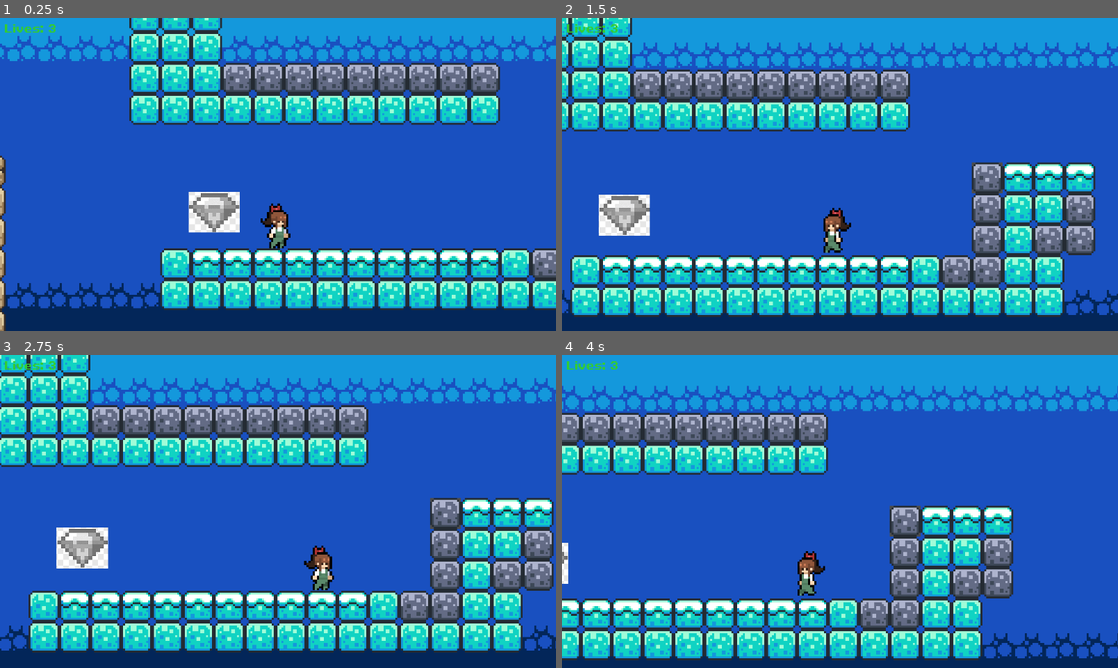
Above: before the commit, frames 1-4 (two rows, left to right).
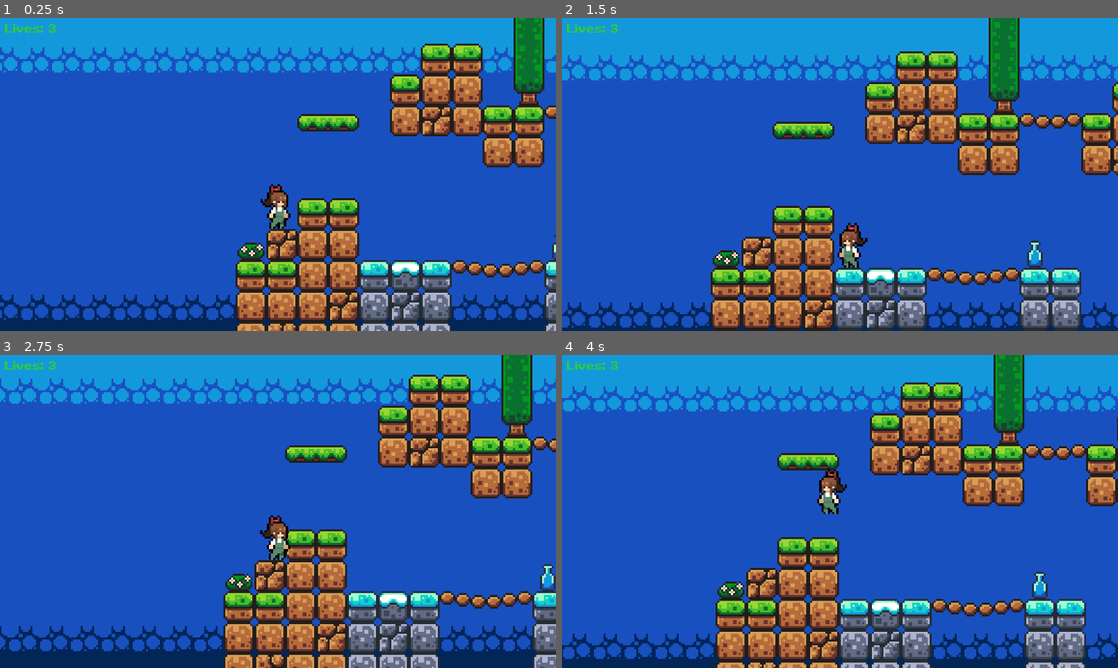
Above: after the commit, the same moments.

Repository: ksushanik/minerals_game_2d_godot
Game: Godot game, scene res://scenes/level_2.tscn
Two runs of this game, one before a commit and one after it. Both use one fixed random seed, a clock stepped at 60 frames per second and the inputs below. This scene is started directly instead of the project's main scene.
Inputs (mouse positions are in pixels of both pictures, inside the frame that each line leads up to):
- Up to frame 1 (0.25 s): no input
- Up to frame 2 (1.5 s): tap Enter (ui_accept) at 0.5 s; move the mouse to (962, 158) at 0.52 s; hold Right (move_right) 0.53-1.28 s; tap E (interact) at 0.6, 1.35 s; click (962, 158) at 0.67 s; tap Space (jump) at 0.77 s; move the mouse to (728, 190) at 1.27 s; hold Left (move_left) from 1.28 s (still down)
- Up to frame 3 (2.75 s): tap Space (jump) at 1.52 s; move the mouse to (333, 442) at 2.02 s; release Left (move_left) at 2.03 s; hold Right (move_right) from 2.03 s (still down); tap E (interact) at 2.1 s
- Up to frame 4 (4 s): move the mouse to (812, 574) at 2.77 s; tap E (interact) at 2.85, 3.6 s; click (812, 574) at 2.92 s; tap Space (jump) at 3.02, 3.77 s; move the mouse to (1006, 558) at 3.52 s; release Right (move_right) at 3.53 s; hold Left (move_left) from 3.53 s (still down)

The runs differ from the first frame. In frame 1, 46% of the frame differs, in the area x 0-100%, y 0-100%; in frame 2, 56%; in frame 3, 56%; in frame 4, 50%.

Commit message:
Обновлены сцены game_manager.tscn, level_2.tscn и inventory/inventory_system.tscn. Удалены неиспользуемые ресурсы и настройки UI из game_manager.gd. Исправлены позиции узлов в level_2.tscn. Добавлены новые ссылки на ресурсы в inventory_system.tscn для улучшения управления инвентарем.

Diff:
--- a/scenes/game_manager.tscn
+++ b/scenes/game_manager.tscn
@@ -1,10 +1,8 @@
-[gd_scene load_steps=11 format=3 uid="uid://c4kj3faqxc14o"]
+[gd_scene load_steps=9 format=3 uid="uid://c4kj3faqxc14o"]
 
 [ext_resource type="Script" path="res://scripts/game_manager.gd" id="1_acq2f"]
 [ext_resource type="Script" path="res://scripts/ui_manager.gd" id="2_netow"]
-[ext_resource type="FontFile" uid="uid://cv811ss2748ee" path="res://themes/pixi.ttf" id="2_slrox"]
 [ext_resource type="PackedScene" uid="uid://cxw2dqkw7xv30" path="res://scenes/inventory/inventory_system.tscn" id="3_3mkh0"]
-[ext_resource type="PackedScene" uid="uid://bj2373uvdbvty" path="res://scenes/inventory_ui.tscn" id="4_1hmoc"]
 [ext_resource type="PackedScene" uid="uid://dw0q2cjjxg0l8" path="res://scenes/level_system.tscn" id="4_3xw4d"]
 [ext_resource type="PackedScene" uid="uid://bffx72a0m3vqn" path="res://scenes/player/player_state_manager.tscn" id="5_tg5hk"]
 [ext_resource type="Resource" uid="uid://c7a8cad0e1f2" path="res://resources/items/light_crystal.tres" id="6_kkq1t"]
@@ -31,6 +29,3 @@
 player_state_manager_scene = ExtResource("5_tg5hk")
 light_crystal_resource = ExtResource("6_kkq1t")
 iron_resource = ExtResource("7_y5tfo")
-game_over_font = ExtResource("2_slrox")
-game_over_color = Color(1, 0.843137, 0, 1)
-inventory_scene = ExtResource("4_1hmoc")
--- a/scenes/inventory/inventory_system.tscn
+++ b/scenes/inventory/inventory_system.tscn
@@ -1,6 +1,8 @@
-[gd_scene load_steps=2 format=3 uid="uid://cxw2dqkw7xv30"]
+[gd_scene load_steps=3 format=3 uid="uid://cxw2dqkw7xv30"]
 
 [ext_resource type="Script" path="res://scripts/inventory_system.gd" id="1_ug0md"]
+[ext_resource type="PackedScene" uid="uid://bj2373uvdbvty" path="res://scenes/inventory_ui.tscn" id="2_jk1m1"]
 
 [node name="InventorySystem" type="Node"]
 script = ExtResource("1_ug0md")
+inventory_scene = ExtResource("2_jk1m1")
--- a/scenes/level_2.tscn
+++ b/scenes/level_2.tscn
@@ -79,7 +79,7 @@
 script = ExtResource("2_adcf5")
 
 [node name="Player" parent="." instance=ExtResource("4_5oa8o")]
-position = Vector2(1789, 56)
+position = Vector2(6, 38)
 
 [node name="Camera2D" type="Camera2D" parent="Player"]
 position = Vector2(0, -7)
--- a/scripts/game_manager.gd
+++ b/scripts/game_manager.gd
@@ -20,72 +20,9 @@
 @export var light_crystal_resource: Resource
 @export var iron_resource: Resource
 
-# === НАСТРОЙКИ UI В ИНСПЕКТОРЕ ===
-# Настройки счётчика жизней
-@export_group("Player UI")
-@export var lives_font_size: int = 24
-@export var lives_font: Font = null
-
-# Настройки надписи Game Over
-@export_group("Game Over")
-@export var game_over_text: String = "ИГРА ОКОНЧЕНА!"
-@export var game_over_font: Font = null
-@export var game_over_alt_fonts: Array[Font] = []
-@export var game_over_font_size: int = 48
-@export var game_over_color: Color = Color.RED
-@export var game_over_offset_y: float = 0.0
-@export var game_over_offset_x: float = 0.0
-@export var game_over_shadow_color: Color = Color.BLACK
-@export var game_over_shadow_offset: Vector2 = Vector2(2, 2)
-@export var game_over_z_index: int = 50
-@export var font_size_multiplier: float = 1.5
-@export var custom_min_width: float = 600.0
-@export var custom_min_height: float = 100.0
-
-# Настройки уведомлений
-@export_group("Notifications")
-@export var notification_font: Font = preload("res://themes/pixi.ttf")
-@export var notification_font_color: Color = Color.WHITE
-@export var notification_vertical_offset: float = 10.0
-@export var notification_panel_color: Color = Color(0, 0, 0, 0.6)
-@export var notification_panel_padding: float = 5.0
-
-# Настройки подсказки инвентаря
-@export_group("Inventory")
-@export var inventory_hint_text: String = "Предмет добавлен! Нажмите 'I', чтобы открыть инвентарь."
-@export var inventory_hint_duration: float = 3.5
-@export var inventory_scene: PackedScene
-
-# Настройки уровней
-@export_group("Game Settings")
-@export var current_level: int = 1
-@export var total_levels: int = 4
-@export var max_lives: int = 3
-
 # === ИГРОВЫЕ ПЕРЕМЕННЫЕ ===
-var lives = 3
-var show_lives_ui = true
-var total_pickups = 0
-var collected_items: Array[ItemData] = []
-var collected_item_ids: Dictionary = {}
-var last_inventory_split_offset: int = 120
-var current_inventory_instance = null
-var inventory_hint_shown_this_level: bool = false
-var is_player_dead: bool = false
-var is_player_light_active: bool = false
-var current_level_is_dark: bool = false
-var is_dialog_active: bool = false  # Новый флаг для состояния диалога
 var needs_light_update: bool = false  # Флаг для обновления света после перезагрузки уровня
 var light_update_timer: Timer = null  # Таймер для обновления света
-
-# === ССЫЛКИ НА UI ЭЛЕМЕНТЫ ===
-@onready var lives_label = $LivesLabel
-@onready var notification_timer: Timer = $UILayer/NotificationTimer
-@onready var ui_layer: CanvasLayer = null
-var notification_panel: PanelContainer = null
-var notification_label: Label = null
-var game_over_label: Label = null
-var canvas_modulate: CanvasModulate = null
 
 # === КОМПОНЕНТЫ ИГРЫ ===
 var ui_manager: UIManager
@@ -96,10 +33,6 @@
 # === ОСНОВНЫЕ ФУНКЦИИ ===
 func _ready():
 	add_to_group("game_manager")
-
-	# Проверка загрузки сцены инвентаря
-	if not inventory_scene:
-		push_error("GameManager: Inventory scene is NOT loaded!")
 
 	# Создаем и инициализируем компоненты
 	_initialize_components()
@@ -120,28 +53,6 @@
 	if ui_manager_scene:
 		ui_manager = ui_manager_scene.instantiate()
 		add_child(ui_manager)
-
-		# Передаем настройки Game Over в UI Manager
-		ui_manager.game_over_text = game_over_text
-		ui_manager.game_over_font = game_over_font
-		ui_manager.game_over_alt_fonts = game_over_alt_fonts
-		ui_manager.game_over_font_size = game_over_font_size
-		ui_manager.game_over_color = game_over_color
-		ui_manager.game_over_offset_x = game_over_offset_x
-		ui_manager.game_over_offset_y = game_over_offset_y
-		ui_manager.game_over_shadow_color = game_over_shadow_color
-		ui_manager.game_over_shadow_offset = game_over_shadow_offset
-		ui_manager.game_over_z_index = game_over_z_index
-		ui_manager.font_size_multiplier = font_size_multiplier
-		ui_manager.custom_min_width = custom_min_width
-		ui_manager.custom_min_height = custom_min_height
-
-		# Передаем настройки уведомлений
-		ui_manager.notification_font = notification_font
-		ui_manager.notification_font_color = notification_font_color
-		ui_manager.notification_vertical_offset = notification_vertical_offset
-		ui_manager.notification_panel_color = notification_panel_color
-		ui_manager.notification_panel_padding = notification_panel_padding
 	else:
 		push_error("GameManager: UI Manager scene not set!")
 
@@ -153,10 +64,6 @@
 		# Устанавливаем ссылку на UI Manager
 		if ui_manager:
 			inventory_system.setup_ui_manager(ui_manager)
-
-		# Устанавливаем сцену инвентаря
-		if inventory_scene:
-			inventory_system.inventory_scene = inventory_scene
 	else:
 		push_error("GameManager: Inventory System scene not set!")
 
@@ -265,6 +172,44 @@
 # === ПУБЛИЧНЫЕ МЕТОДЫ ===
 # Эти методы используют соответствующие системы
 
+# Свойство для обратной совместимости
+var ui_layer: CanvasLayer:
+	get:
+		if ui_manager:
+			return ui_manager.get_ui_layer()
+		return null
+
+# Свойство для обратной совместимости
+var last_inventory_split_offset: int:
+	get:
+		if inventory_system:
+			return inventory_system.last_inventory_split_offset
+		return 120
+	set(value):
+		if inventory_system:
+			inventory_system.last_inventory_split_offset = value
+
+# Свойство для обратной совместимости
+var collected_item_ids: Dictionary:
+	get:
+		if inventory_system:
+			return inventory_system.collected_item_ids
+		return {}
+
+# Свойство для обратной совместимости
+var is_player_light_active: bool:
+	get:
+		if player_state_manager:
+			return player_state_manager.is_player_light_active
+		return false
+
+# Свойство для обратной совместимости
+var is_player_dead: bool:
+	get:
+		if player_state_manager:
+			return player_state_manager.is_player_dead()
+		return false
+
 # --- Управление жизнями ---
 func decrease_lives() -> bool:
 	if player_state_manager:
@@ -294,17 +239,6 @@
 func request_next_level():
 	next_level_requested.emit()
 
-# --- Управление инвентарем ---
-func add_item_to_inventory(item_data: ItemData) -> bool:
-	if inventory_system:
-		return inventory_system.add_item(item_data)
-	return false
-
-# Сохраняем для обратной совместимости
-func _on_item_collected(item_data: ItemData, _item_node: Node):
-	if inventory_system:
-		inventory_system.add_item(item_data)
-
 # --- Управление диалогами ---
 func set_dialog_active(active: bool):
 	if player_state_manager:
@@ -335,16 +269,9 @@
 		ui_manager.hide_game_over()
 
 # === ОБРАБОТКА ВВОДА ===
-func _unhandled_input(event):
-	if event.is_action_pressed("ui_inventory"):
-		if inventory_system:
-			if is_instance_valid(inventory_system.current_inventory_instance):
-				inventory_system.close_inventory()
-			else:
-				inventory_system.open_inventory()
-			# Помечаем ввод как обработанный
-			get_viewport().set_input_as_handled()
-	# Остальной ввод обрабатывается в соответствующих системах
+func _unhandled_input(_event):
+	# Обработка ввода делегирована соответствующим системам
+	pass
 
 func _process(_delta):
 	# Проверяем, нужно ли обновить свет после перезагрузки уровня
@@ -362,51 +289,18 @@
 
 # Обработчик таймера обновления света
 func _on_light_update_timer_timeout():
-	# Проверяем, темный ли это уровень
-	var is_dark_level = false
+	# Обновляем состояние света через PlayerStateManager
+	if player_state_manager:
+		player_state_manager.update_player_light_state()
+
+	# Запрашиваем обновление от LevelController для дополнительной надежности
 	var level_controller = get_tree().get_first_node_in_group("level_controller")
-	if level_controller and level_controller.has_method("is_dark_level"):
-		is_dark_level = level_controller.is_dark_level
-
-	# Проверяем наличие светового кристалла
-	var has_light_crystal = false
-	if inventory_system and light_crystal_resource:
-		has_light_crystal = inventory_system.has_item(light_crystal_resource.resource_path)
-
-	# Обновляем состояние света через PlayerStateManager
-	if player_state_manager:
-		player_state_manager.update_player_light_state()
-
-	# Дополнительная прямая проверка для надежности
-	if is_dark_level and has_light_crystal:
-		# Находим игрока и его свет
-		var player = get_tree().get_first_node_in_group("player")
-		if player and player.has_node("PointLight2D"):
-			var player_light = player.get_node("PointLight2D")
-			player_light.visible = true
-			player_light.enabled = true
-
-			# Эффект включения света для визуальной обратной связи
-			var tween = create_tween()
-			tween.tween_property(player_light, "energy", 1.2, 0.3)
-			tween.tween_property(player_light, "energy", 1.0, 0.2)
-		else:
-			# Если игрок или свет не найден, попробуем снова через некоторое время
-			var retry_timer = get_tree().create_timer(0.2)
-			await retry_timer.timeout
-
-			player = get_tree().get_first_node_in_group("player")
-			if player and player.has_node("PointLight2D"):
-				var player_light = player.get_node("PointLight2D")
-				player_light.visible = true
-				player_light.enabled = true
-
-				var tween = create_tween()
-				tween.tween_property(player_light, "energy", 1.2, 0.3)
-				tween.tween_property(player_light, "energy", 1.0, 0.2)
-
-	# Запрашиваем обновление от LevelController для дополнительной надежности
-	if level_controller:
+	if level_controller and level_controller.has_method("_update_player_light"):
 		level_controller._update_player_light()
 
 	light_update_timer.stop()
+
+# Делегирующий метод для обратной совместимости
+func _on_item_collected(item_data: ItemData, _item_node = null):
+	if inventory_system:
+		inventory_system.add_item(item_data)
